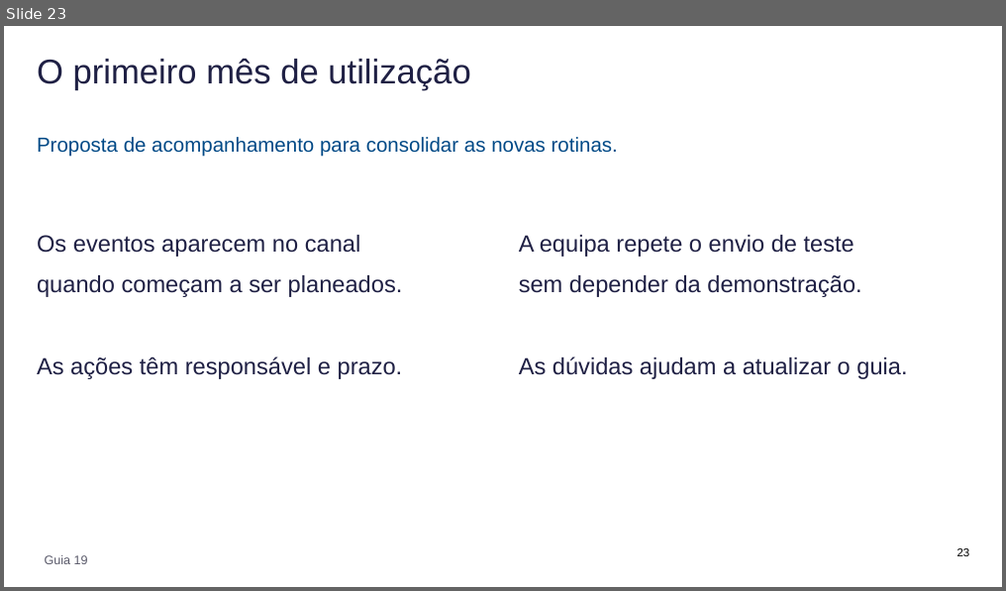
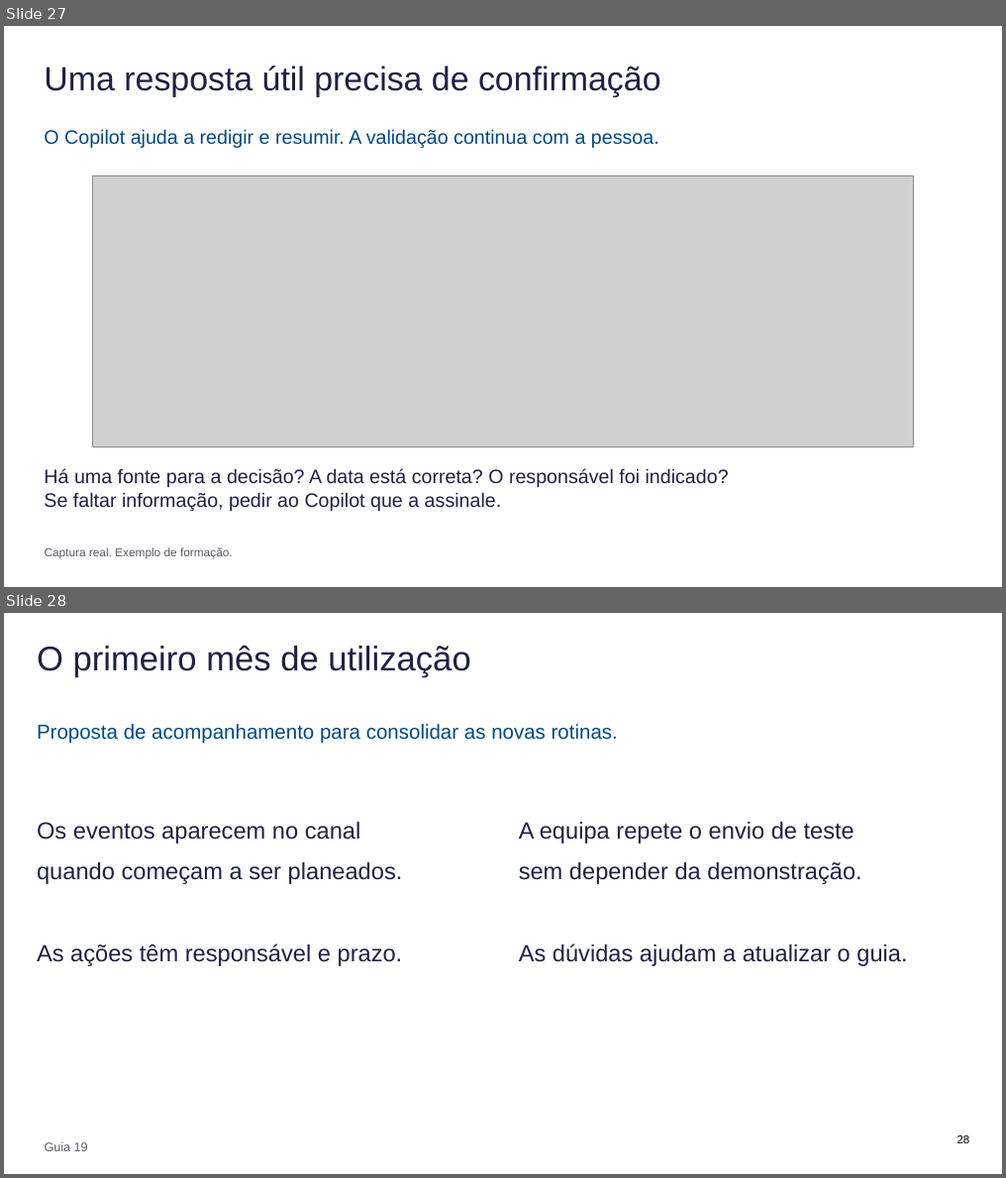
Before and after one commit to mpspmf/AIP-Tuturials, a slide deck: ASTRA/AIP_Apresentacao.pptx. Shown one above the other, each under a label of ours: slide 23 before the commit, slides 27 and 28 after it. The pictures are 1006x591 and 1006x1178 pixels, drawn with LibreOffice and Linux fonts; fonts in the diff are those of the drawing; grey boxes stand for pictures. Boxes give left, top, right and bottom in pixels: in the first picture for what was removed or moved away, otherwise in the second. Text is boxed around its words. In the diff, an @@ line names an element or a change of style, - is before the commit and + after.

```diff
--- a/ASTRA/AIP_Apresentacao.pptx
+++ b/ASTRA/AIP_Apresentacao.pptx
@@ slide 27 added at [4,26,1002,587], background #FFFFFF @@
@@ text added at [44,66,661,97], 32.2 pt, text #1F2044 @@
+Uma resposta útil precisa de confirmação
@@ text added at [44,129,659,148], 18.8 pt, text #004986 @@
+O Copilot ajuda a redigir e resumir. A validação continua com a pessoa.
@@ picture added at [92,175,914,447] @@
@@ text added at [44,469,729,511], 18.8 pt, text #1F2044 @@
+Há uma fonte para a decisão? A data está correta? O responsável foi indicado?
+Se faltar informação, pedir ao Copilot que a assinale.
@@ text added at [45,548,233,560], 11.2 pt, text #5A5A6A @@
+Captura real. Exemplo de formação.
@@ what was slide 23 is now slide 28 @@
@@ page number at [957,1136,970,1144]: text changed @@
-23
+28
```
Also in this commit, not shown: 1 slide changed, 12 other slides added, 8 slides removed, 6 other files.
